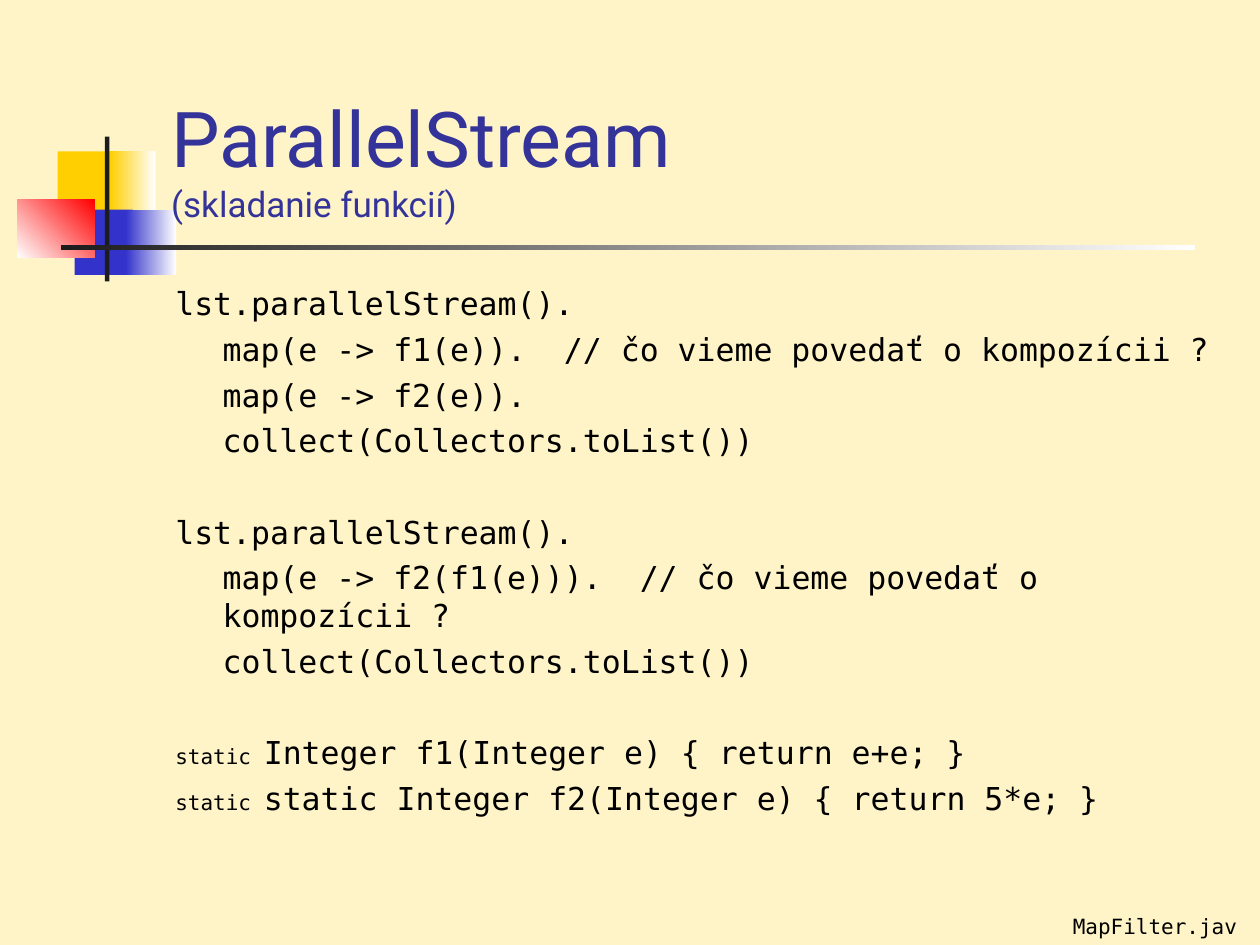
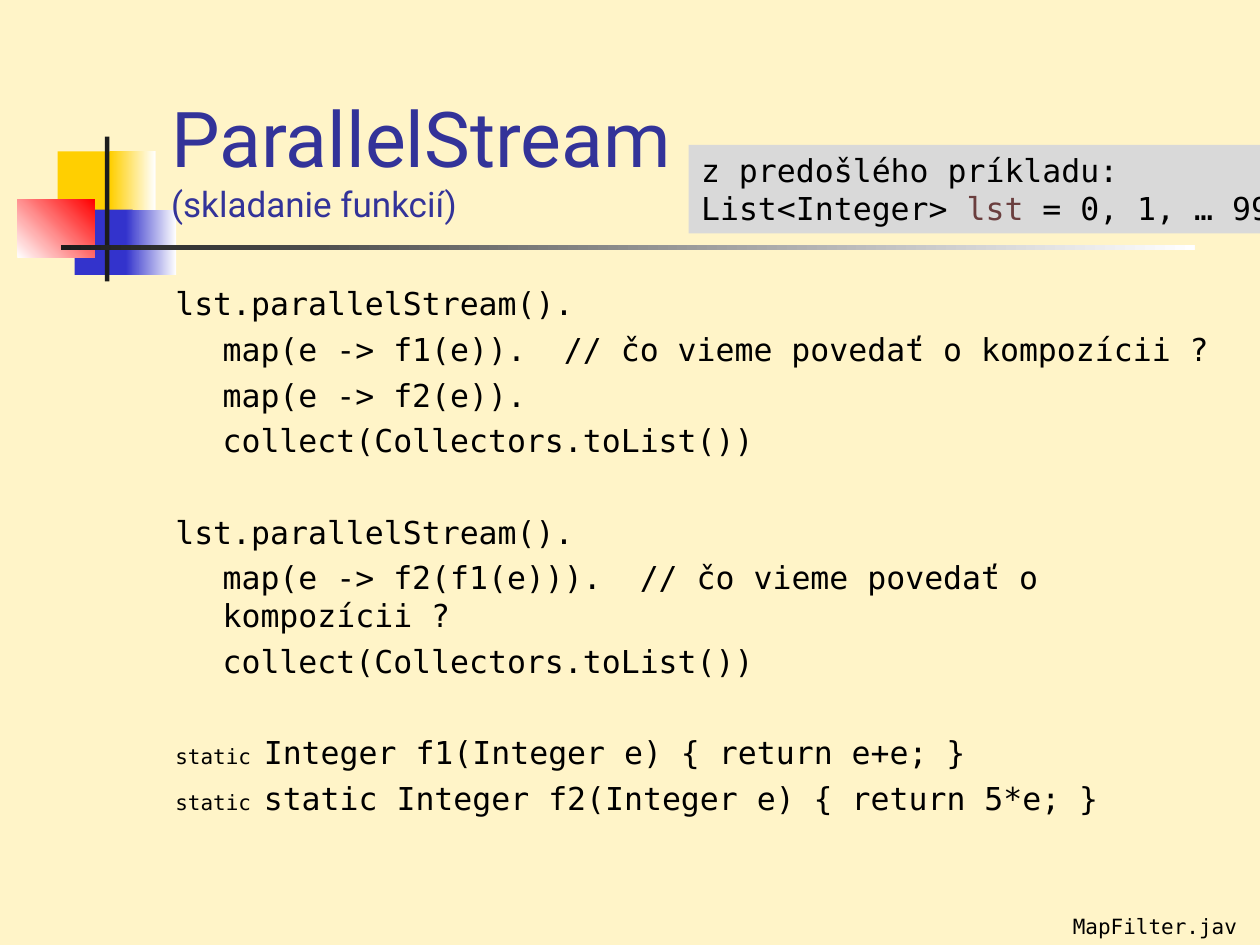
Before and after one commit to Programovanie4/Prednasky, a slide deck: slide 21 of 06Lambda/06_javaStream.ppt. Drawn at 1260x945 pixels with LibreOffice and Linux fonts; fonts in the diff are those of the drawing. Boxes give left, top, right and bottom in pixels: in the first picture for what was removed or moved away, otherwise in the second. Text is boxed around its words. In the diff, an @@ line names an element or a change of style, - is before the commit and + after.

```diff
--- a/06Lambda/06_javaStream.ppt
+++ b/06Lambda/06_javaStream.ppt
@@ rectangle added at (689,145,1260,233), fill #D9D9D9, 18 pt, text #000000 @@
+z predošlého príkladu:
+List<Integer> lst = 0, 1, … 99
```
Also in this commit, not shown: 13 other slides changed, 1 slide added, 1 other file.
